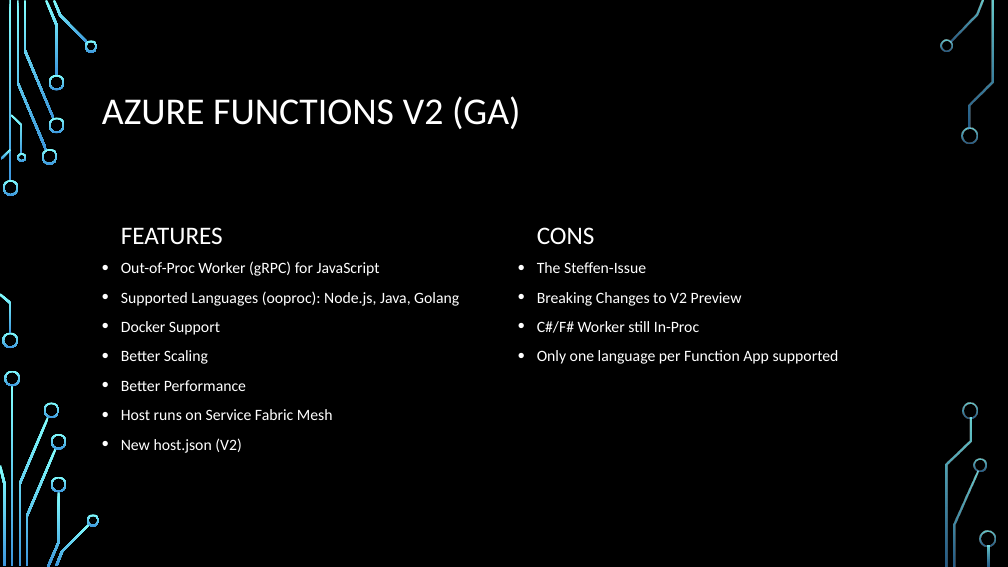
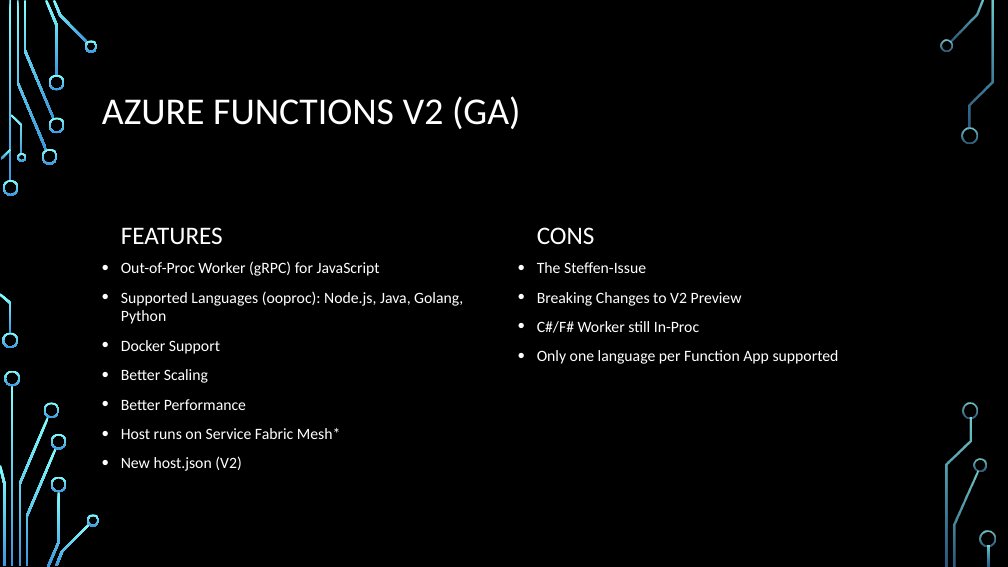
Before and after one commit to dersia/presentations, a slide deck: slide 6 of AzureFunctionsV2.pptx. Drawn at 1008x567 pixels with LibreOffice and Linux fonts; fonts in the diff are those of the drawing; background and template pictures are left out. Boxes give left, top, right and bottom in pixels: in the first picture for what was removed or moved away, otherwise in the second. Text is boxed around its words. In the diff, an @@ line names an element or a change of style, - is before the commit and + after.

```diff
--- a/AzureFunctionsV2.pptx
+++ b/AzureFunctionsV2.pptx
@@ text at [121, 291, 463, 324]: text changed @@
-• Supported Languages (ooproc): Node.js, Java, Golang
+• Supported Languages (ooproc): Node.js, Java, Golang, Python
@@ text at [121, 428, 341, 439]: text changed @@
-• Host runs on Service Fabric Mesh
+• Host runs on Service Fabric Mesh*
```
Also in this commit, not shown: 4 other slides changed, 1 slide added, 27 other files.
